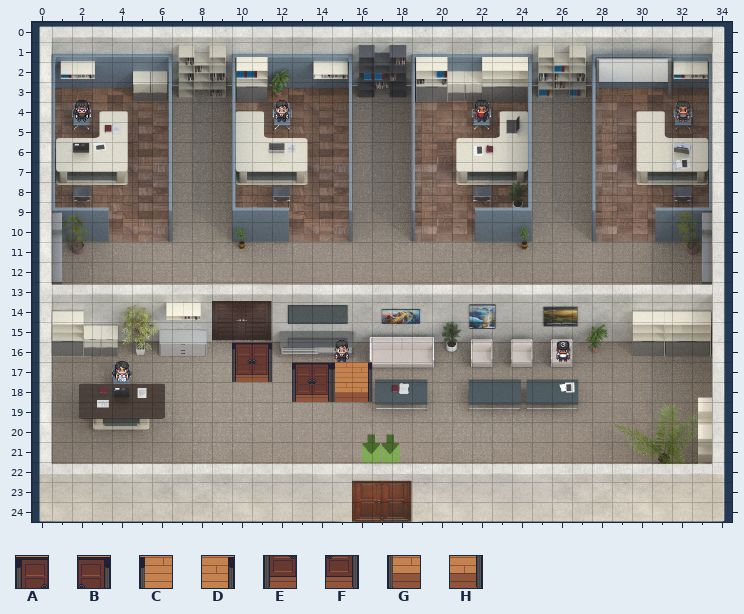
Tiled map (JSON): Job.tmj. The first picture shows the starting point.
Cells are 32x32 px. Shown: x 0..34, y 0..24.
Key: from "Game room_furn": A 128, B 129, C 130, D 131, E 153, F 154, G 155, H 156.
_ is an empty cell.
Layers that did not change in this view are not listed.
Layer "floor/floor2" before, first column x 10:
 8 _____________
 9 _____________
10 _____________
11 _____________
12 _____________
13 _____________
14 _____________
15 _____________
16 _____________
17 ___ABCD______
18 ___EFGH______
19 _____________
20 _____________
21 _____________
22 _____________
Now the later version:
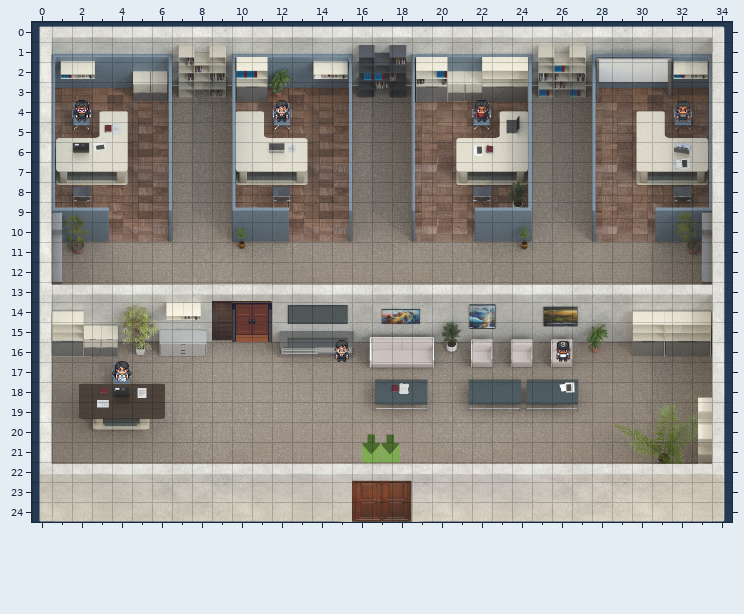
What changed:
Layer "floor/floor2":
The author cleared tile A in row 17 at x 13.
The author cleared tile B in row 17 at x 14.
The author cleared tile C in row 17 at x 15.
The author cleared tile D in row 17 at x 16.
The author cleared tile E in row 18 at x 13.
The author cleared tile F in row 18 at x 14.
The author cleared tile G in row 18 at x 15.
The author cleared tile H in row 18 at x 16.
Layer "Doors/openDoor":
The author cleared the tile that lay hidden in rows 16 to 17 at x 10 to 11.
Layer "Doors/closeDoor":
The edit adds tile A in row 14 at x 10.
The edit adds tile B in row 14 at x 11.
The edit adds tile E in row 15 at x 10.
The edit adds tile F in row 15 at x 11.
The author cleared tile A in row 16 at x 10.
The author cleared tile B in row 16 at x 11.
The author cleared tile E in row 17 at x 10.
The author cleared tile F in row 17 at x 11.
